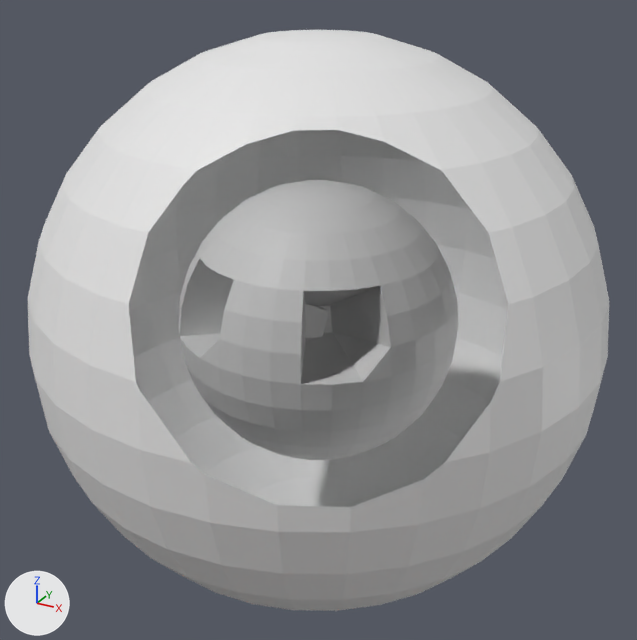
Before and after pictures for a commit that changed the Blender file scenes/hexapod.blend.
Rendered twice from a camera (50 mm lens) standing at (1.41, 97.44, 17.28) and looking at (0.0, 100.0, 16.0). Lighting does not change. The marker at lower left points along +X, +Y and +Z. Everything nearer to the camera than a plane just in front of the edit is cut away.

Names of what the first picture shows: 'Bomb', 'sp'.
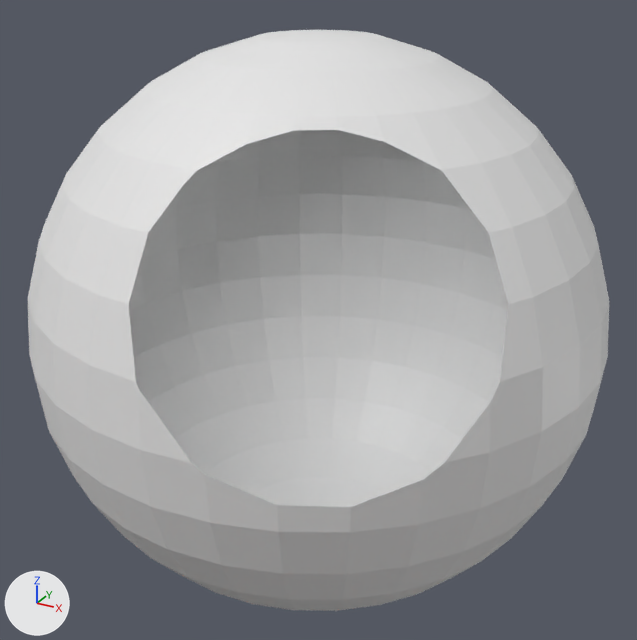
Where the change shows, as pixel boxes (x1, y1, x2, y2) in the pictures (637 x 640 px):
'sp', deleted
    before: (179, 180, 458, 460)

The edits, one by one:
Object 'sp' (ob_sp) is deleted.
